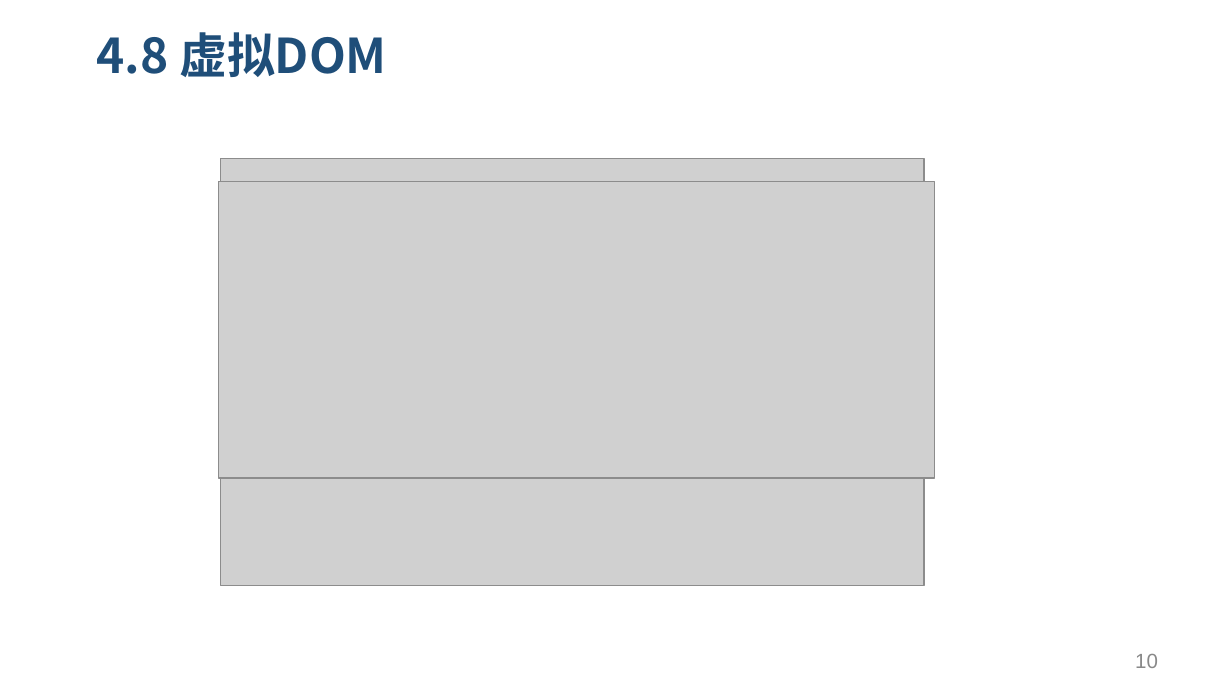
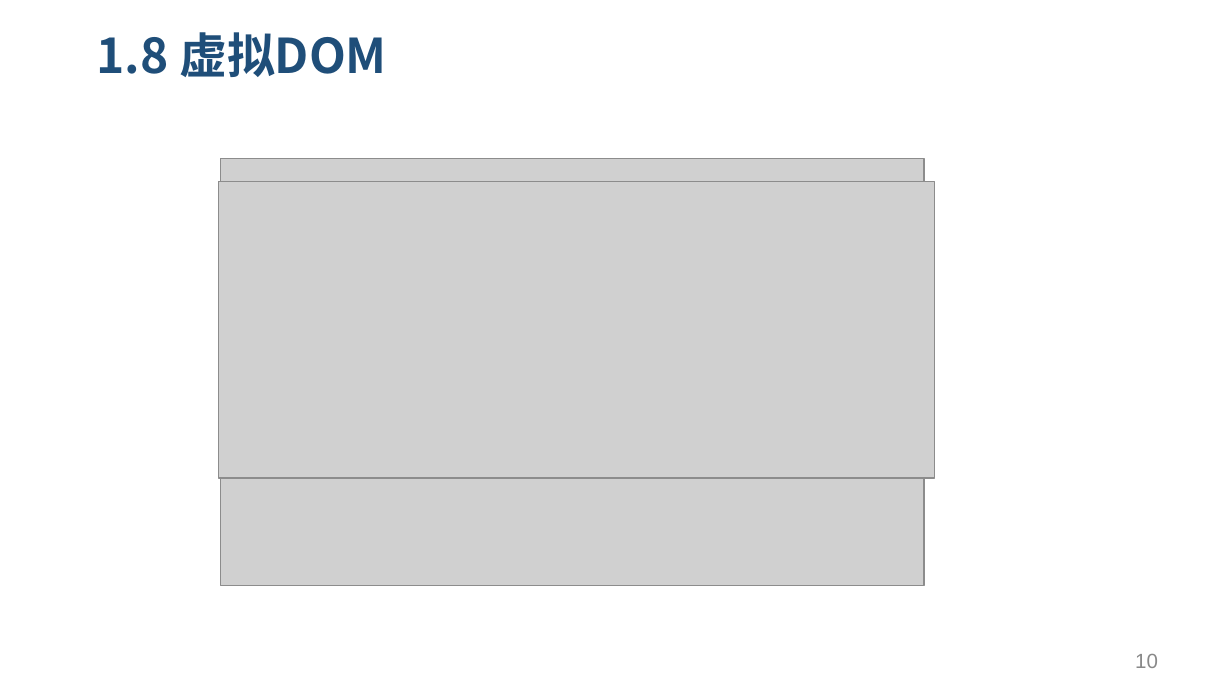
Before and after one commit to pookpal/simple-react-demo, a slide deck: slide 10 of React基本介绍.pptx. Drawn at 1232x693 pixels with LibreOffice and Linux fonts; fonts in the diff are those of the drawing; grey boxes stand for pictures. Boxes give left, top, right and bottom in pixels: in the first picture for what was removed or moved away, otherwise in the second. Text is boxed around its words. In the diff, an @@ line names an element or a change of style, - is before the commit and + after.

```diff
--- a/React基本介绍.pptx
+++ b/React基本介绍.pptx
@@ title at [96,32,387,77]: text changed @@
-4.8 虚拟DOM
+1.8 虚拟DOM
```
Also in this commit, not shown: 5 other slides changed, 11 other files.
